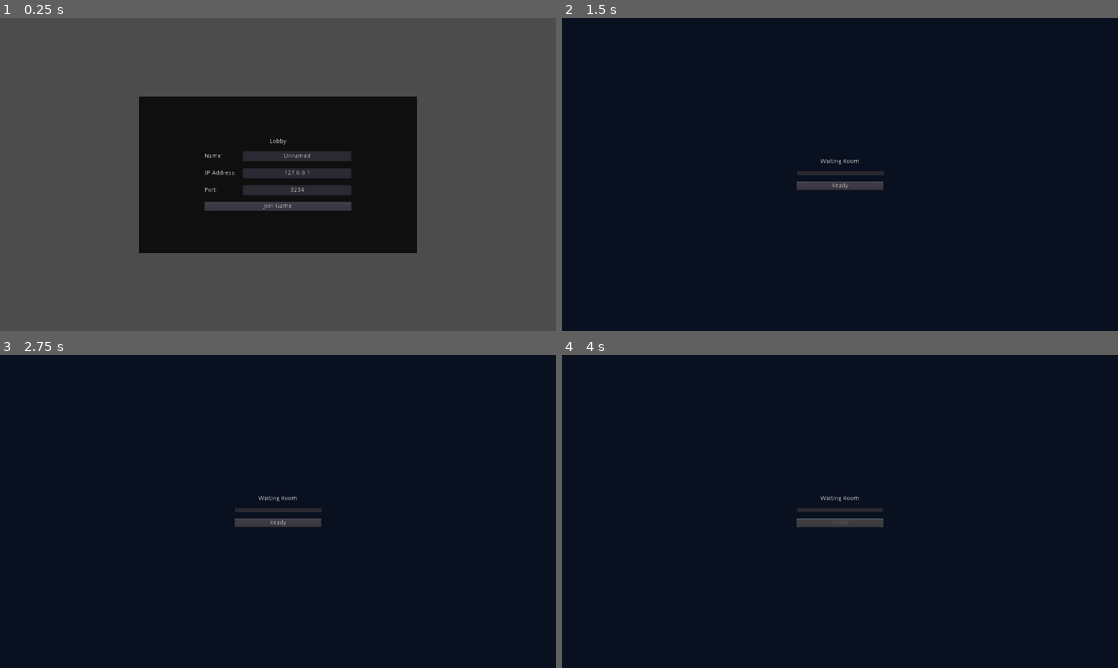
Above: before the commit, frames 1-4 (two rows, left to right).
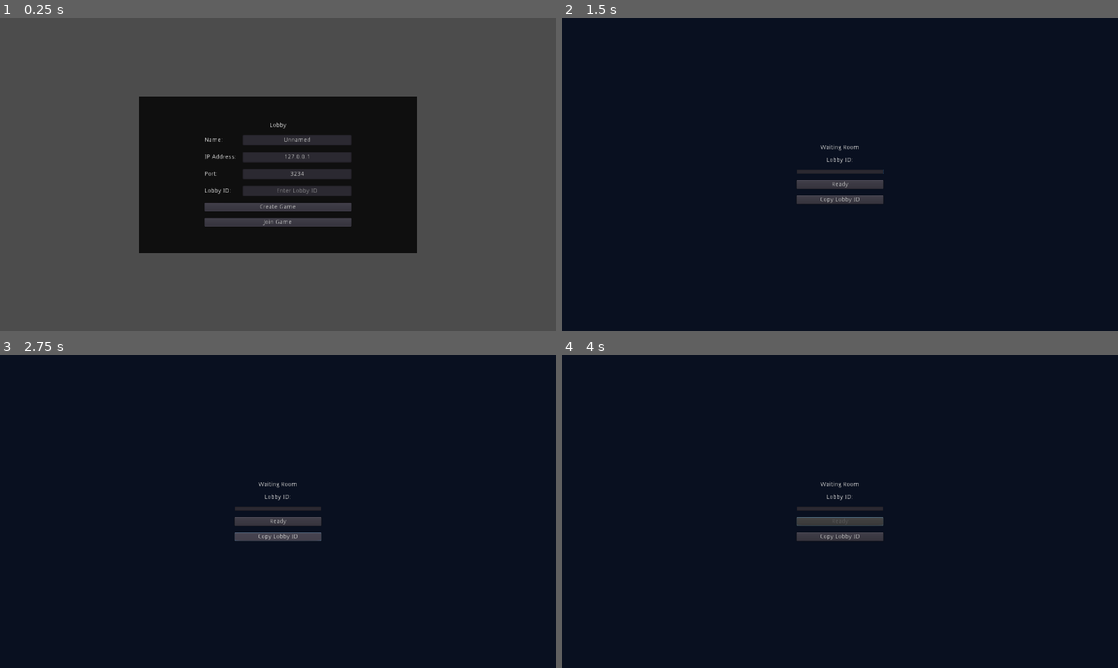
Above: after the commit, the same moments.

Repository: GTNT-Github/Astronaut-of-the-Month
Game: Godot game, scene res://assets/scenes/lobby.tscn
Two runs of this game, one before a commit and one after it. Both use one fixed random seed, a clock stepped at 60 frames per second and the inputs below.
Inputs (mouse positions are in pixels of both pictures, inside the frame that each line leads up to):
- Up to frame 1 (0.25 s): no input
- Up to frame 2 (1.5 s): click "Join Game" at 0.5 s; click (840, 205) at 1.25 s, where only the run after the commit has a clickable "Create Game"
- Up to frame 3 (2.75 s): click (278, 536) at 2 s, where only the run after the commit has a clickable "Copy Lobby ID"
- Up to frame 4 (4 s): click "Ready" at 2.75 s; tap Enter at 3.5 s; hold D (ui_right) from 3.53 s (still down)

The runs differ from the first frame. In frame 1, 2.0% of the frame differs, in the area x 36-64%, y 33-67%; in frame 2, 0.8%; in frame 3, 0.8%; in frame 4, 0.7%.

Commit message:
Client - Lobby System

Diff:
--- a/Client/assets/scenes/lobby.tscn
+++ b/Client/assets/scenes/lobby.tscn
@@ -25,9 +25,9 @@
 
 [node name="VBoxContainer" type="VBoxContainer" parent="CenterContainer"]
 margin_left = 471.0
-margin_top = 277.0
+margin_top = 240.0
 margin_right = 809.0
-margin_bottom = 443.0
+margin_bottom = 480.0
 custom_constants/separation = 15
 
 [node name="Label" type="Label" parent="CenterContainer/VBoxContainer"]
@@ -40,7 +40,7 @@
 [node name="GridContainer" type="GridContainer" parent="CenterContainer/VBoxContainer"]
 margin_top = 29.0
 margin_right = 338.0
-margin_bottom = 131.0
+margin_bottom = 170.0
 custom_constants/vseparation = 15
 custom_constants/hseparation = 15
 columns = 2
@@ -56,8 +56,8 @@
 margin_right = 338.0
 margin_bottom = 24.0
 rect_min_size = Vector2( 250, 0 )
-text = "Enter Name"
 align = 1
+placeholder_text = "Enter Name"
 
 [node name="IPLabel" type="Label" parent="CenterContainer/VBoxContainer/GridContainer"]
 margin_top = 44.0
@@ -71,8 +71,8 @@
 margin_right = 338.0
 margin_bottom = 63.0
 rect_min_size = Vector2( 250, 0 )
-text = "Enter IP Address"
 align = 1
+placeholder_text = "Enter IP Address"
 
 [node name="PortLabel" type="Label" parent="CenterContainer/VBoxContainer/GridContainer"]
 margin_top = 83.0
@@ -86,21 +86,48 @@
 margin_right = 338.0
 margin_bottom = 102.0
 rect_min_size = Vector2( 250, 0 )
-text = "Enter Port Number"
 align = 1
+placeholder_text = "Enter Port Number"
+
+[node name="LobbyLabel" type="Label" parent="CenterContainer/VBoxContainer/GridContainer"]
+margin_top = 122.0
+margin_right = 73.0
+margin_bottom = 136.0
+text = "Lobby ID:"
+
+[node name="LobbyTextBox" type="LineEdit" parent="CenterContainer/VBoxContainer/GridContainer"]
+margin_left = 88.0
+margin_top = 117.0
+margin_right = 338.0
+margin_bottom = 141.0
+rect_min_size = Vector2( 250, 0 )
+align = 1
+placeholder_text = "Enter Lobby ID"
+
+[node name="createBtn" type="Button" parent="CenterContainer/VBoxContainer"]
+margin_top = 185.0
+margin_right = 338.0
+margin_bottom = 205.0
+text = "Create Game"
 
 [node name="JoinBtn" type="Button" parent="CenterContainer/VBoxContainer"]
-margin_top = 146.0
+margin_top = 220.0
 margin_right = 338.0
-margin_bottom = 166.0
+margin_bottom = 240.0
 text = "Join Game"
 
 [node name="WaitingRoom" parent="." instance=ExtResource( 2 )]
+visible = true
+
+[node name="VBoxContainer" parent="WaitingRoom/CenterContainer" index="0"]
+margin_top = 251.0
+margin_bottom = 468.0
 
 [node name="ItemList" parent="WaitingRoom/CenterContainer/VBoxContainer" index="1"]
 items = [ "Player 1", null, false, "Player 2", null, false, "Player 3", null, false, "Player 4", null, false ]
 
 [connection signal="text_changed" from="CenterContainer/VBoxContainer/GridContainer/NameTextBox" to="." method="_on_NameTextBox_text_changed"]
+[connection signal="pressed" from="CenterContainer/VBoxContainer/createBtn" to="." method="_on_createBtn_pressed"]
 [connection signal="pressed" from="CenterContainer/VBoxContainer/JoinBtn" to="." method="_on_JoinBtn_pressed"]
 [connection signal="pressed" from="WaitingRoom/CenterContainer/VBoxContainer/ReadyBtn" to="." method="_on_ReadyBtn_pressed"]
 
--- a/Client/assets/scenes/waitingRoom.tscn
+++ b/Client/assets/scenes/waitingRoom.tscn
@@ -3,6 +3,7 @@
 [ext_resource path="res://assets/scripts/waitingRoom.gd" type="Script" id=1]
 
 [node name="WaitingRoom" type="Popup" groups=["WaitingRoom"]]
+visible = true
 anchor_right = 1.0
 anchor_bottom = 1.0
 script = ExtResource( 1 )
@@ -24,22 +25,30 @@
 
 [node name="VBoxContainer" type="VBoxContainer" parent="CenterContainer"]
 margin_left = 540.0
-margin_top = 328.0
+margin_top = 219.0
 margin_right = 740.0
-margin_bottom = 392.0
+margin_bottom = 500.0
 custom_constants/separation = 15
 
-[node name="Label" type="Label" parent="CenterContainer/VBoxContainer"]
+[node name="Title" type="Label" parent="CenterContainer/VBoxContainer"]
 margin_right = 200.0
 margin_bottom = 14.0
 text = "Waiting Room"
 align = 1
 valign = 1
 
-[node name="ItemList" type="ItemList" parent="CenterContainer/VBoxContainer"]
+[node name="ID" type="Label" parent="CenterContainer/VBoxContainer"]
 margin_top = 29.0
 margin_right = 200.0
-margin_bottom = 182.0
+margin_bottom = 43.0
+text = "Lobby ID:"
+align = 1
+valign = 1
+
+[node name="ItemList" type="ItemList" parent="CenterContainer/VBoxContainer"]
+margin_top = 58.0
+margin_right = 200.0
+margin_bottom = 211.0
 rect_min_size = Vector2( 200, 0 )
 custom_constants/vseparation = 10
 items = [ "Player 1", null, false, "Player 2", null, false, "Player 3", null, false, "Player 4", null, false ]
@@ -49,7 +58,15 @@
 icon_mode = 0
 
 [node name="ReadyBtn" type="Button" parent="CenterContainer/VBoxContainer"]
-margin_top = 197.0
+margin_top = 226.0
 margin_right = 200.0
-margin_bottom = 217.0
+margin_bottom = 246.0
 text = "Ready"
+
+[node name="Copy" type="Button" parent="CenterContainer/VBoxContainer"]
+margin_top = 261.0
+margin_right = 200.0
+margin_bottom = 281.0
+text = "Copy Lobby ID"
+
+[connection signal="pressed" from="CenterContainer/VBoxContainer/Copy" to="." method="_on_Copy_pressed"]
--- a/Client/assets/scripts/gamestate.gd
+++ b/Client/assets/scripts/gamestate.gd
@@ -5,8 +5,10 @@
 onready var player_spawn = $PlayerSpawn
 onready var players = $Players
 
+
 func _ready() -> void:
-	rpc_id(1, "spawn_players", Server.local_player_id)
+	rpc_id(1, "spawn_players", Server.lobby_id, Server.local_player_id)
+
 
 remote func spawn_player(id):
 	var player = PLAYER.instance()
--- a/Client/assets/scripts/lobby.gd
+++ b/Client/assets/scripts/lobby.gd
@@ -3,27 +3,55 @@
 onready var player_name = $CenterContainer/VBoxContainer/GridContainer/NameTextBox
 onready var selected_IP = $CenterContainer/VBoxContainer/GridContainer/IPTextBox
 onready var selected_port = $CenterContainer/VBoxContainer/GridContainer/PortTextBox
+onready var selected_lobby = $CenterContainer/VBoxContainer/GridContainer/LobbyTextBox
 onready var waiting_room = $WaitingRoom
 onready var ready_button = $WaitingRoom/CenterContainer/VBoxContainer/ReadyBtn
 
+
 func _ready():
+	generate_id(6)
 	player_name.text = Save.save_data["Player_name"]
 	selected_IP.text = Server.DEFAULT_IP
 	selected_port.text = str(Server.DEFAULT_PORT)
 
+
 func _on_JoinBtn_pressed():
+	Server.lobby_id = selected_lobby.text
 	Server.selected_IP = selected_IP.text
 	Server.selected_port = int(selected_port.text)
 	Server._connect_to_server()
 	show_waiting_room()
 
+
 func _on_NameTextBox_text_changed(new_text):
 	Save.save_data["Player_name"] = player_name.text
 	Save.save_game()
 
+
 func show_waiting_room():
 	waiting_room.popup_centered()
+
 
 func _on_ReadyBtn_pressed():
 	Server.load_game()
 	ready_button.disabled = true
+
+
+func _on_createBtn_pressed():
+	Server.lobby_id = generate_id(6)
+	print("=-=-=-=-=-=")
+	print(69420, Server.lobby_id)
+	Server.selected_IP = selected_IP.text
+	Server.selected_port = int(selected_port.text)
+	Server._connect_to_server()
+	show_waiting_room()
+
+
+func generate_id(length):
+	var chars = 'abcdefghijklmnopqrstuvwxyzABCDEFGHIJKLMNOPQRSTUVWXYZ1234567890'
+	var word: String
+	var n_char = len(chars)
+	for i in range(length):
+		randomize()
+		word += chars[randi()%n_char]
+	return word
--- a/Client/assets/scripts/player.gd
+++ b/Client/assets/scripts/player.gd
@@ -5,25 +5,25 @@
 onready var player_label = $Name
 onready var camera = $Camera
 
+
 func _ready() -> void:
-#	player_label.set_as_toplevel(true)
 	set_player_name()
 
+
 func _physics_process(_delta: float) -> void:
-
 	if is_network_master():
 		camera.current = true
-#		player_label.rect_position = Vector2(position.x-495, position.y -60)
 		var velocity: Dictionary = getInput()
 		move_and_slide(velocity["velocity"]*speed)
 
-		rpc_unreliable_id(1, "update_player", global_transform, velocity["animation"])
+		rpc_unreliable_id(1, "update_player", Server.lobby_id, global_transform, velocity["animation"])
+
 
 remote func update_remote_player(transform,animation):
 	if not is_network_master():
 		global_transform = transform
 		$Sprite.play(animation)
-#		player_label.rect_position = Vector2(position.x-495,position.y-60)
+
 
 func getInput() -> Dictionary:
 	var animatedSprite = $Sprite
@@ -50,5 +50,6 @@
 		animatedSprite.flip_h = faceLeft
 	return {"velocity": velocity,"animation":animation}
 
+
 func set_player_name():
 	player_label.text = Server.players[int(name)]["Player_name"]
--- a/Client/assets/scripts/save.gd
+++ b/Client/assets/scripts/save.gd
@@ -3,6 +3,7 @@
 const SAVEGAME = "user://Savegame.json"
 
 var save_data = {}
+
 
 func _ready():
 	save_data = get_data()
--- a/Client/assets/scripts/server.gd
+++ b/Client/assets/scripts/server.gd
@@ -10,45 +10,34 @@
 var local_player_id = 0
 sync var players = {}
 sync var player_data = {}
+sync var lobby_id = ""
 
-func _ready():
-	get_tree().connect("network_peer_connected", self, "_player_connected")
-	get_tree().connect("network_peer_disconnected", self, "_player_disconnected")
-	get_tree().connect("connection_failed", self, "_connected_fail")
-	get_tree().connect("server_disconnected", self, "_server_disconnected")
 
 func _connect_to_server():
 	get_tree().connect("connected_to_server", self, "_connected_ok")
 	network.create_client(selected_IP, selected_port)
 	get_tree().set_network_peer(network)
 
-func _player_connected(id):
-	print("Player: " + str(id) + " Connected")
-
-func _player_disconnected(id):
-	print("Player: " + str(id) + " Disconnected")
 
 func _connected_ok():
 	print("Successfully connected to server")
 	register_player()
-	rpc_id(1, "send_player_info", local_player_id, player_data)
+	rpc_id(1, "send_player_info", lobby_id, local_player_id, player_data)
 
-func _connected_fail():
-	print("Failed to connect")
-
-func _server_disconnected():
-	print("Server Disconnected")
 
 func register_player():
 	local_player_id = get_tree().get_network_unique_id()
 	player_data = Save.save_data
 	players[local_player_id] = player_data
 
+
 sync func update_waiting_room():
 	get_tree().call_group("WaitingRoom", "refresh_players", players)
 
+
 func load_game():
-	rpc_id(1, "load_world")
+	rpc_id(1, "load_world", lobby_id)
+
 
 sync func start_game():
 	var world = preload("res://assets/scenes/world.tscn").instance()
--- a/Client/assets/scripts/waitingRoom.gd
+++ b/Client/assets/scripts/waitingRoom.gd
@@ -1,12 +1,19 @@
 extends Popup
 
 onready var player_list = $CenterContainer/VBoxContainer/ItemList
+onready var id_label = $CenterContainer/VBoxContainer/ID
 
 func _ready():
 	player_list.clear()
+
 
 func refresh_players(players):
 	player_list.clear()
 	for player_id in players:
 		var player = players[player_id]["Player_name"]
 		player_list.add_item(player, null, false)
+	id_label.text = "Lobby ID: "+Server.lobby_id
+
+
+func _on_Copy_pressed() -> void:
+	OS.clipboard = Server.lobby_id
